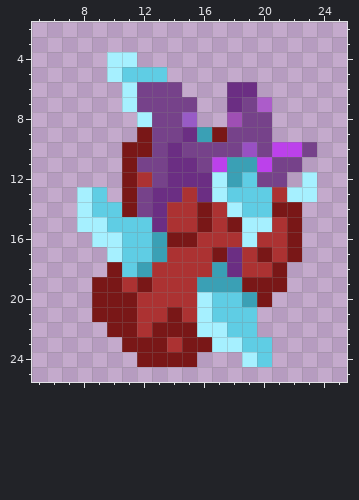
Pixel-art file: Crystal Heart.aseprite. The picture above was drawn from the file before the commit.
32x32 pixels, 1 frame. Shown: x 5..25, y 2..25.
Now the later version:
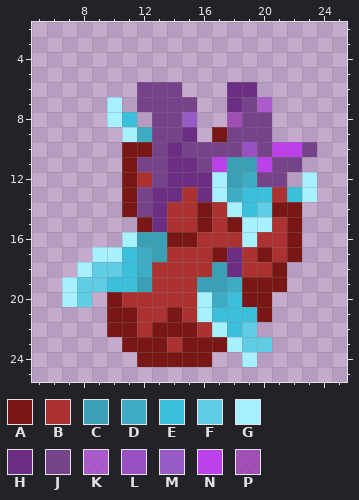
Palette (. is transparent): A #791717  B #ac3232  C #3aa0b5  D #3eacc3  E #3cbfda  F #5fcde4  G #a6f0ff  H #6b2e83  J #76428a  K #a441c9bd  L #9950c3  M #9555c6ee  N #bc41eb  P #9a3db1ce
Difference:
There is now colour A in row 21 at x 20; in row 24 at x 16.
The edit turns colour C into colour A in row 20 at x 19.
The edit turns colour F into colour A in row 15 at x 12.
The edit turns colour G into colour A in row 23 at x 17.
The edit turns colour A into colour B in row 20 at x 11.
The edit turns colour G into colour B in row 22 at x 16.
The edit turns colour A into colour C in row 19 at x 12.
The edit turns colour F into colour C in row 16 at x 12.
The edit turns colour A into colour D in row 9 at x 12.
The edit turns colour C into colour D in row 18 at x 12; in row 19 at x 18.
The edit turns colour F into colour D in row 12 at x 19; in row 13 at x 18; in row 17 at x 12; in row 20 at x 17.
There is now colour E in row 8 at x 11.
The edit turns colour A into colour E in row 19 at x 10.
The edit turns colour B into colour E in row 19 at x 11.
The edit turns colour F into colour E in row 13 at x 19 to 20; in row 14 at x 19; in rows 17 to 18 at x 11; in row 20 at x 18; in row 21 at x 17 to 19; in row 22 at x 18.
The edit turns colour G into colour E in row 13 at x 22.
There is now colour F in row 18 at x 9; in rows 19 to 20 at x 8.
The edit turns colour A into colour F in row 18 at x 10; in row 19 at x 9.
There is now colour G in rows 7 to 8 at x 10; in row 9 at x 11; in row 17 at x 9; in row 18 at x 8; in rows 19 to 20 at x 7.
The edit turns colour F into colour G in row 16 at x 11.
Colour A is gone in rows 20 to 21 at x 9.
Colour C is gone in row 9 at x 16.
Colour F is gone in row 5 at x 11 to 13; in row 13 at x 9; in row 14 at x 9 to 10; in row 15 at x 10 to 11; in row 24 at x 20.
Colour G is gone in row 4 at x 10 to 11; in row 5 at x 10; in rows 6 to 7 at x 11; in row 8 at x 12; in rows 13 to 14 at x 8; in row 15 at x 8 to 9.
Colour G is gone in row 16 at x 9 to 10.
Pixel boxes of the changes (left, top, right, bottom) in both pictures:
changed: (62, 52, 302, 367)
